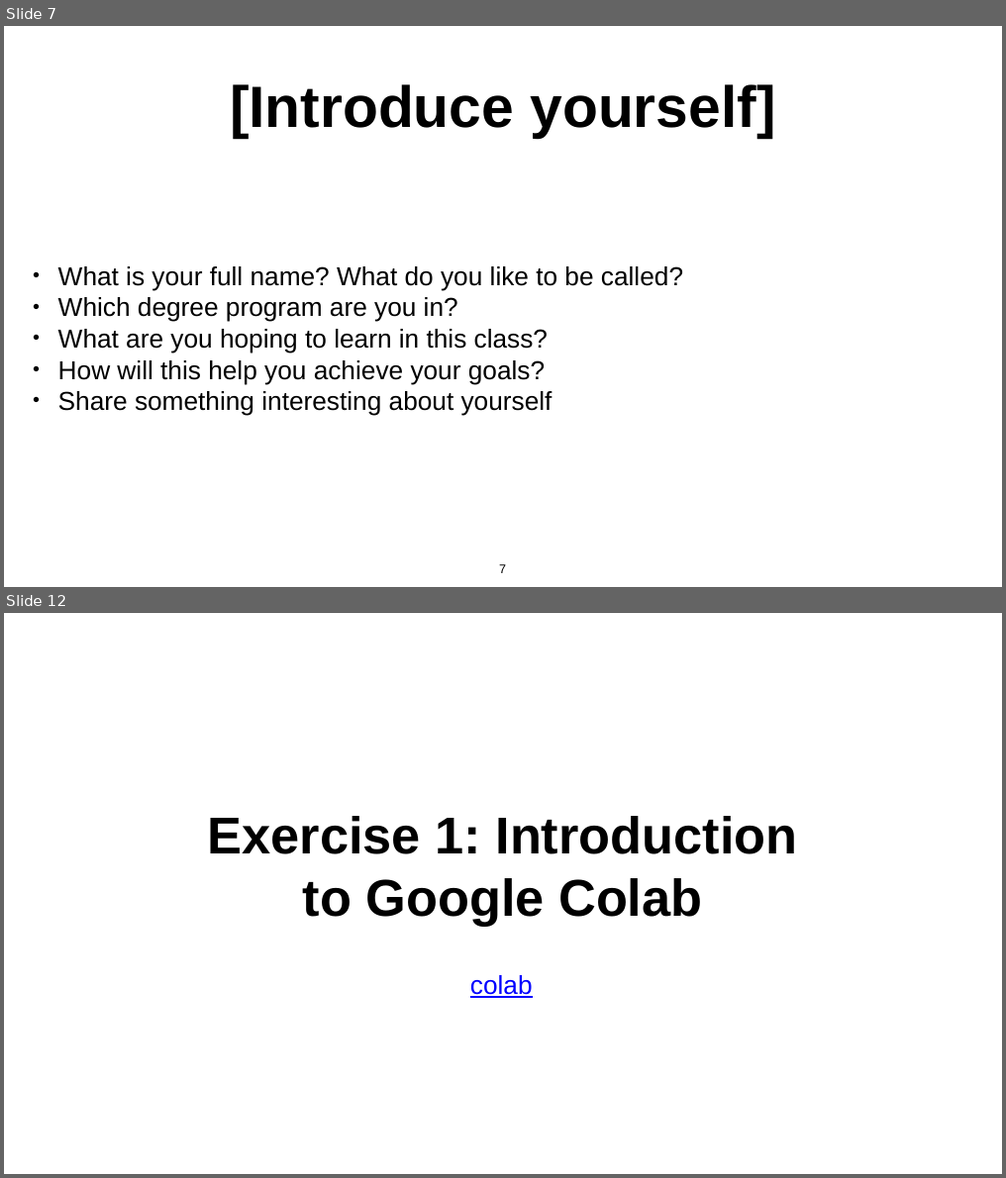
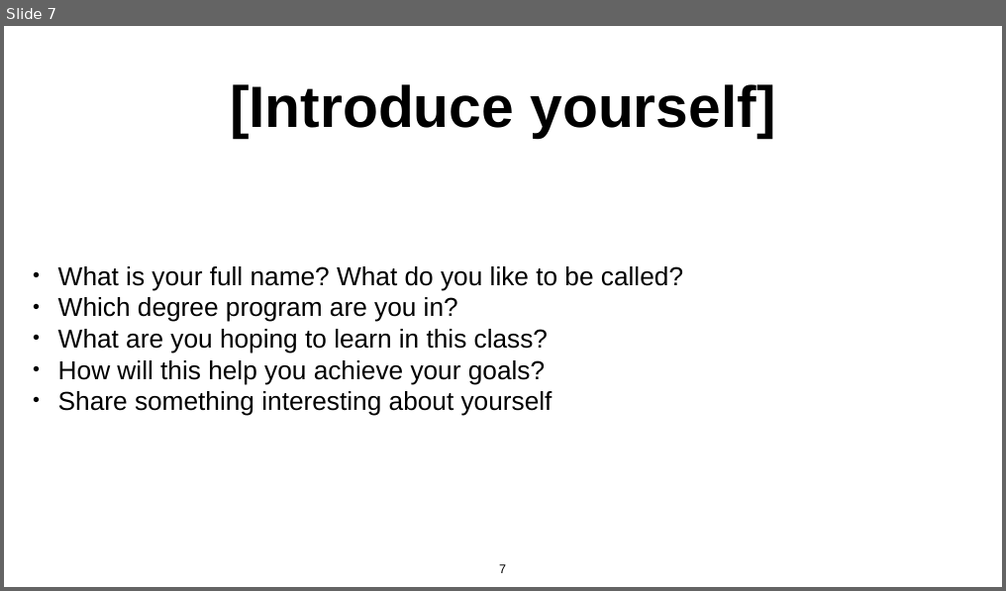
Before and after one commit to daveminh/Chem456-2024F, a slide deck: slides/08-26-Introduction.pptx. Shown one above the other, each under a label of ours: slides 7 and 12 before the commit, slide 7 after it; the slides between them are not shown. The pictures are 1006x1178 and 1006x591 pixels, drawn with LibreOffice and Linux fonts; fonts in the diff are those of the drawing. Boxes give left, top, right and bottom in pixels: in the first picture for what was removed or moved away, otherwise in the second. Text is boxed around its words. In the diff, an @@ line names an element or a change of style, - is before the commit and + after.

Commit message:
Updated 08-26-Introduction

```diff
--- a/slides/08-26-Introduction.pptx
+++ b/slides/08-26-Introduction.pptx
@@ slide 12 removed at (x1=4, y1=613, x2=1002, y2=1174), background #FFFFFF @@
@@ title removed at (x1=208, y1=816, x2=798, y2=926) @@
-Exercise 1: Introduction to Google Colab
@@ text removed at (x1=470, y1=975, x2=533, y2=998) @@
-colab
```
Also in this commit, not shown: 5 slides changed, 2 slides added, 3 other slides removed, 2 other files.
